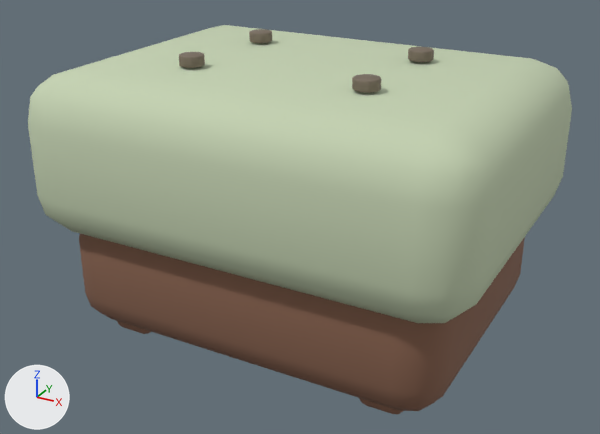
The Blender file assets-source/blender/ottoman.blend, before and after one commit.
Both versions are drawn from a 50 mm lens placed at (0.538, -1.0, 0.661), pointed at (-0.001, -0.02, 0.171). Arrows for +X, +Y and +Z are at lower left; the lights stay in place. The older version comes first.

Script lines for the objects in view, before the commit:
```python
ob_ottoman_connected_base = bpy.data.objects.new('ottoman_connected_base', me_cube_038)
ob_ottoman_connected_base.location = (0.0, 0.0, 0.105)
ob_ottoman_tuft = bpy.data.objects.new('ottoman_tuft', me_cone)
ob_ottoman_tuft.location = (-0.13, -0.09, 0.403)
ob_ottoman_tuft_001 = bpy.data.objects.new('ottoman_tuft.001', me_cone_001)
ob_ottoman_tuft_001.location = (-0.13, 0.09, 0.403)
ob_ottoman_tuft_002 = bpy.data.objects.new('ottoman_tuft.002', me_cone_002)
ob_ottoman_tuft_002.location = (0.13, -0.09, 0.403)
ob_ottoman_tuft_003 = bpy.data.objects.new('ottoman_tuft.003', me_cone_003)
ob_ottoman_tuft_003.location = (0.13, 0.09, 0.403)
ob_ottoman_upholstered_top = bpy.data.objects.new('ottoman_upholstered_top', me_cube_039)
ob_ottoman_upholstered_top.location = (0.0, 0.0, 0.277)
```
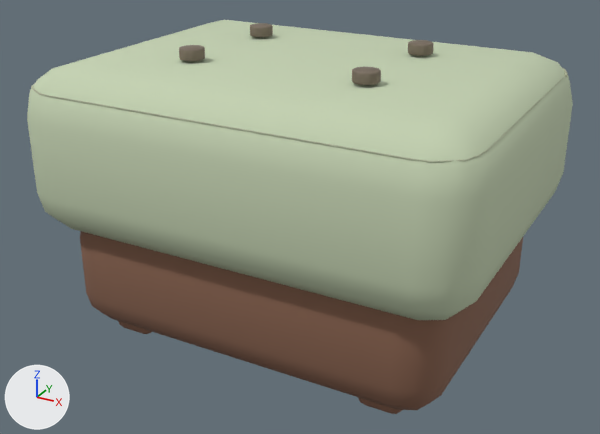
Patch to the scene script:
```diff
--- a/assets-source/blender/ottoman.blend.py
+++ b/assets-source/blender/ottoman.blend.py
@@ me_cube_038 @@
-me_cube_038.from_pydata(...)  # 96 vertices, 98 faces; spans x -0.286..0.286, y -0.215..0.215, z -0.092..0.092
+me_cube_038.from_pydata(...)  # 96 vertices, 98 faces; spans x -0.284..0.284, y -0.215..0.215, z 0.013..0.202
+# me_cube_038 part 1: the whole mesh is scaled about its middle by (0.992, 1, 1.02), then moved by (0.0, 0.0, 0.107)
 me_cube_038.materials.append(mat_wood_dark)
@@ me_cube_039 @@
-me_cube_039.from_pydata(...)  # 96 vertices, 98 faces; spans x -0.325..0.325, y -0.25..0.25, z -0.116..0.116
+me_cube_039.from_pydata(...)  # 96 vertices, 98 faces; spans x -0.325..0.325, y -0.25..0.25, z 0.165..0.402
+# me_cube_039 part 2: the whole mesh is scaled about its middle by (1, 1, 1.02), then moved by (0.0, 0.0, 0.283)
 me_cube_039.materials.append(mat_upholstery_textured)
@@ me_cone @@
-me_cone.from_pydata(...)  # 140 vertices, 132 faces; spans x -0.0171..0.0171, y -0.0177..0.0177, z -0.0075..0.0075
+me_cone.from_pydata(...)  # 140 vertices, 132 faces; spans x -0.146..-0.112, y -0.1077..-0.0723, z 0.4047..0.42
+# me_cone part 3: the whole mesh is scaled about its middle by (0.992, 1, 1.02), then moved by (-0.129, -0.09, 0.4123)
 me_cone.materials.append(mat_aged_bronze)
@@ me_cone_001 @@
-me_cone_001.from_pydata(...)  # 140 vertices, 132 faces; spans x -0.0171..0.0171, y -0.0177..0.0177, z -0.0075..0.0075
+me_cone_001.from_pydata(...)  # 140 vertices, 132 faces; spans x -0.146..-0.112, y 0.0723..0.1077, z 0.4047..0.42
+# me_cone_001 part 4: the whole mesh is scaled about its middle by (0.992, 1, 1.02), then moved by (-0.129, 0.09, 0.4123)
 me_cone_001.materials.append(mat_aged_bronze)
@@ me_cone_002 @@
-me_cone_002.from_pydata(...)  # 140 vertices, 132 faces; spans x -0.0171..0.0171, y -0.0177..0.0177, z -0.0075..0.0075
+me_cone_002.from_pydata(...)  # 140 vertices, 132 faces; spans x 0.112..0.146, y -0.1077..-0.0723, z 0.4047..0.42
+# me_cone_002 part 5: the whole mesh is scaled about its middle by (0.992, 1, 1.02), then moved by (0.129, -0.09, 0.4123)
 me_cone_002.materials.append(mat_aged_bronze)
@@ me_cone_003 @@
-me_cone_003.from_pydata(...)  # 140 vertices, 132 faces; spans x -0.0171..0.0171, y -0.0177..0.0177, z -0.0075..0.0075
+me_cone_003.from_pydata(...)  # 140 vertices, 132 faces; spans x 0.112..0.146, y 0.0723..0.1077, z 0.4047..0.42
+# me_cone_003 part 6: the whole mesh is scaled about its middle by (0.992, 1, 1.02), then moved by (0.129, 0.09, 0.4123)
 me_cone_003.materials.append(mat_aged_bronze)
@@ ob_ottoman_connected_base @@
 ob_ottoman_connected_base = bpy.data.objects.new('ottoman_connected_base', me_cube_038)
-ob_ottoman_connected_base.location = (0.0, 0.0, 0.105)
+ob_ottoman_connected_base.location = (0.0, 0.0, 0.0)
@@ ob_ottoman_upholstered_top @@
 ob_ottoman_upholstered_top = bpy.data.objects.new('ottoman_upholstered_top', me_cube_039)
-ob_ottoman_upholstered_top.location = (0.0, 0.0, 0.277)
+ob_ottoman_upholstered_top.location = (0.0, 0.0, 0.0)
@@ ob_ottoman_tuft @@
 ob_ottoman_tuft = bpy.data.objects.new('ottoman_tuft', me_cone)
-ob_ottoman_tuft.location = (-0.13, -0.09, 0.403)
+ob_ottoman_tuft.location = (0.0, 0.0, 0.0)
@@ ob_ottoman_tuft_001 @@
 ob_ottoman_tuft_001 = bpy.data.objects.new('ottoman_tuft.001', me_cone_001)
-ob_ottoman_tuft_001.location = (-0.13, 0.09, 0.403)
+ob_ottoman_tuft_001.location = (0.0, 0.0, 0.0)
@@ ob_ottoman_tuft_002 @@
 ob_ottoman_tuft_002 = bpy.data.objects.new('ottoman_tuft.002', me_cone_002)
-ob_ottoman_tuft_002.location = (0.13, -0.09, 0.403)
+ob_ottoman_tuft_002.location = (0.0, 0.0, 0.0)
@@ ob_ottoman_tuft_003 @@
 ob_ottoman_tuft_003 = bpy.data.objects.new('ottoman_tuft.003', me_cone_003)
-ob_ottoman_tuft_003.location = (0.13, 0.09, 0.403)
+ob_ottoman_tuft_003.location = (0.0, 0.0, 0.0)
@@ ob_tailored_double_welt @@
+ob_tailored_double_welt = bpy.data.objects.new('tailored_double_welt', me_tailored_double_welt_003)  # 150 vertices, 146 faces; spans x -0.312..0.313, y -0.24..0.24, z 0.371..0.377; in mat_tailored_tone_on_tone_stitch (grey #b5ba9e)
+ob_tailored_double_welt.location = (0.0, 0.0, 0.0)
```

Pixel boxes [x1, y1, x2, y2] of what changed, in the pictures (600 x 434 px):
'ottoman_upholstered_top', rescaled: before [28, 25, 572, 323]; after [27, 20, 573, 320]
'ottoman_connected_base', moved: before [79, 234, 525, 411]; after [80, 231, 523, 410]
'tailored_double_welt', added: after [31, 68, 568, 162]
'ottoman_tuft.002', moved, rescaled: before [352, 74, 382, 93]; after [352, 66, 381, 85]
'ottoman_tuft', moved, rescaled: before [179, 52, 205, 68]; after [179, 45, 205, 61]
'ottoman_tuft.003', moved, rescaled (6% taller): before [408, 47, 434, 62]; after [408, 40, 434, 56]
'ottoman_tuft.001', moved, rescaled: before [249, 29, 272, 43]; after [250, 23, 273, 37]
